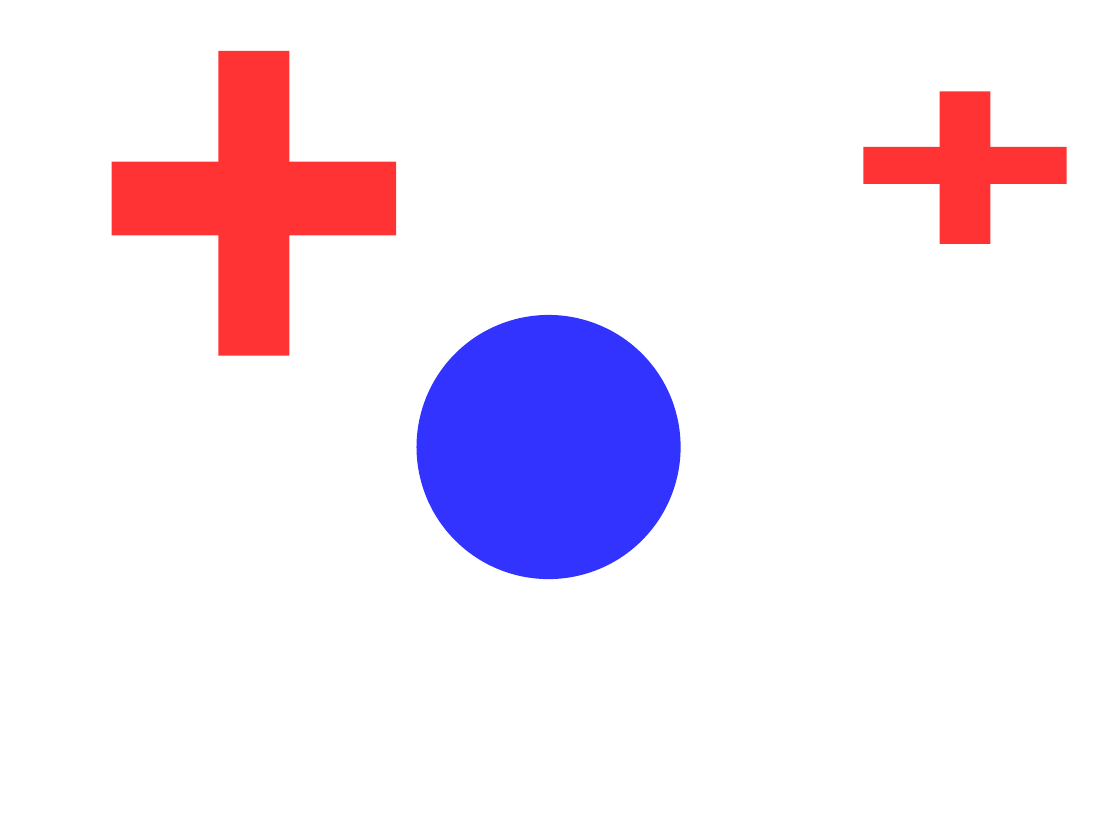
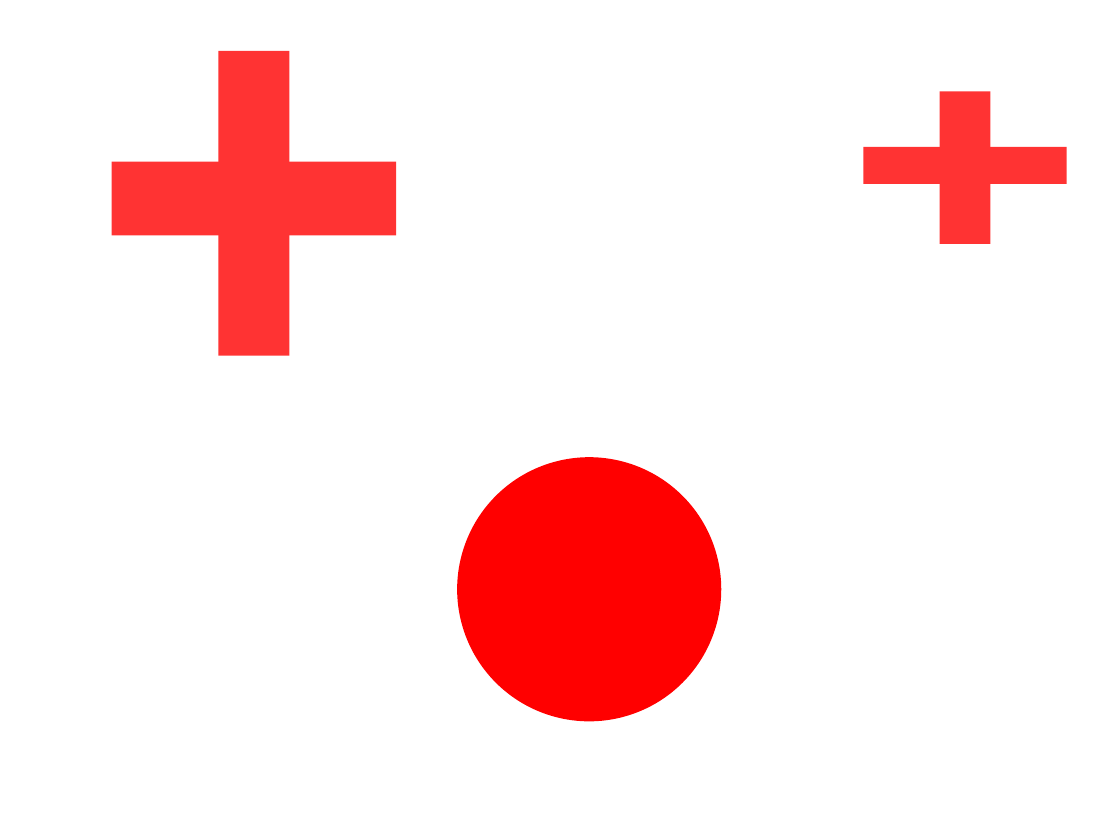
Before and after one commit to ron1818/Singaboat_RobotX2016, a slide deck: slide 3 of robotx_vision/scripts/image/flags.odp. Drawn at 1120x840 pixels with LibreOffice and Linux fonts; fonts in the diff are those of the drawing. Boxes give left, top, right and bottom in pixels: in the first picture for what was removed or moved away, otherwise in the second. Text is boxed around its words. In the diff, an @@ line names an element or a change of style, - is before the commit and + after.

```diff
--- a/robotx_vision/scripts/image/flags.odp
+++ b/robotx_vision/scripts/image/flags.odp
@@ ellipse removed at [417,315,681,579] @@
@@ ellipse added at [457,457,722,722], fill #FF0000 @@
```
Also in this commit, not shown: 1 slide added, 1 slide removed, 2 other files.
